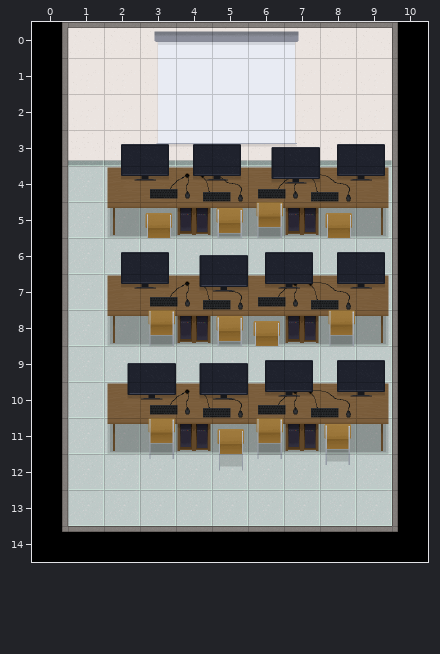
An edit to a level. Tiled map, data/maps/map2.tmx. The first picture shows the starting point.
Cells are 64x64 px. Shown: x 0..10, y 0..14.
Now the later version:
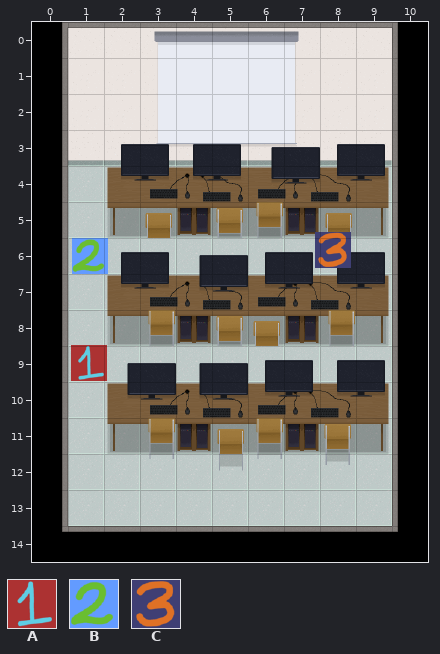
Key: from "Collectables": A 2 "sticker_3_64x64", B 3 "sticker_4_64x64", C 4 "sticker_5_64x64".
Objects are placed by their top-left corner, in cells (3,4 is the top-left corner of cell 3,4); size is 1x1 cell unless given.
Difference:
Layer "Objects" (added):
A new object: C "sticker_5_64x64" at 7.9,5.8.
A new object: B "sticker_4_64x64" at 1.1,6.
A new object: A "sticker_3_64x64" at 1.1,9.
